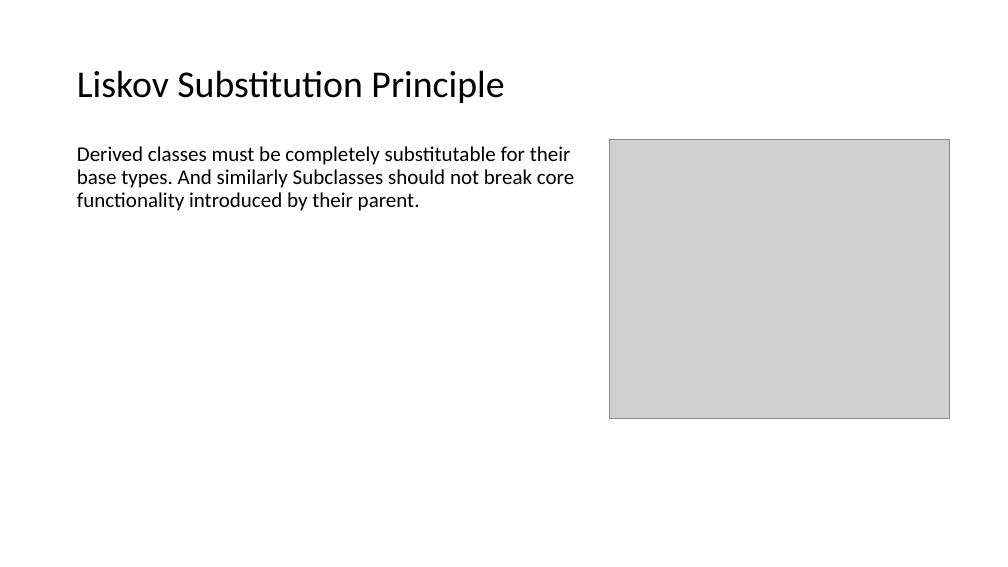
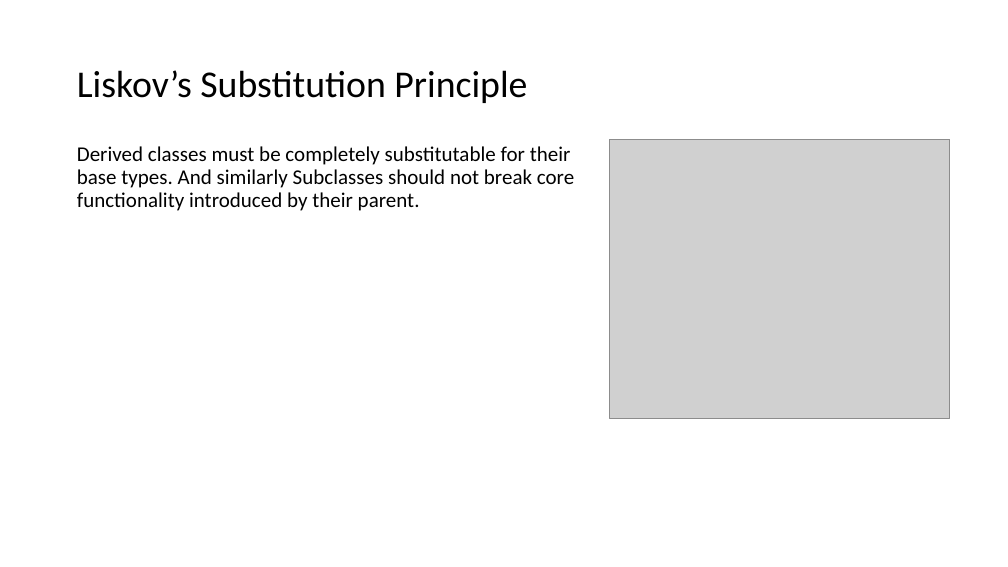
Before and after one commit to EricJPogue/www-epogue-info, a slide deck: slide 44 of CPSC-24500/Week01/2016SpringW01Slides.pptx (slide 48 before the commit). Drawn at 1008x567 pixels with LibreOffice and Linux fonts; fonts in the diff are those of the drawing; grey boxes stand for pictures. Boxes give left, top, right and bottom in pixels: in the first picture for what was removed or moved away, otherwise in the second. Text is boxed around its words. In the diff, an @@ line names an element or a change of style, - is before the commit and + after.

```diff
--- a/CPSC-24500/Week01/2016SpringW01Slides.pptx
+++ b/CPSC-24500/Week01/2016SpringW01Slides.pptx
@@ title at (77, 70, 527, 103): text changed @@
-Liskov Substitution Principle
+Liskov’s Substitution Principle
```
Also in this commit, not shown: 2 other slides changed, 4 slides removed, 1 other file.
